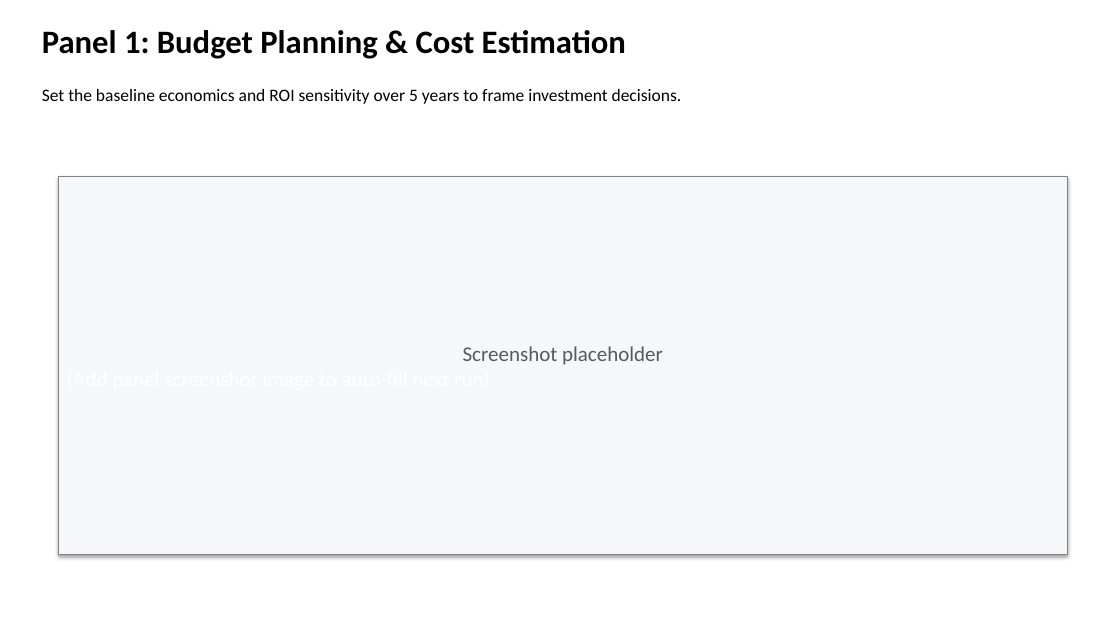
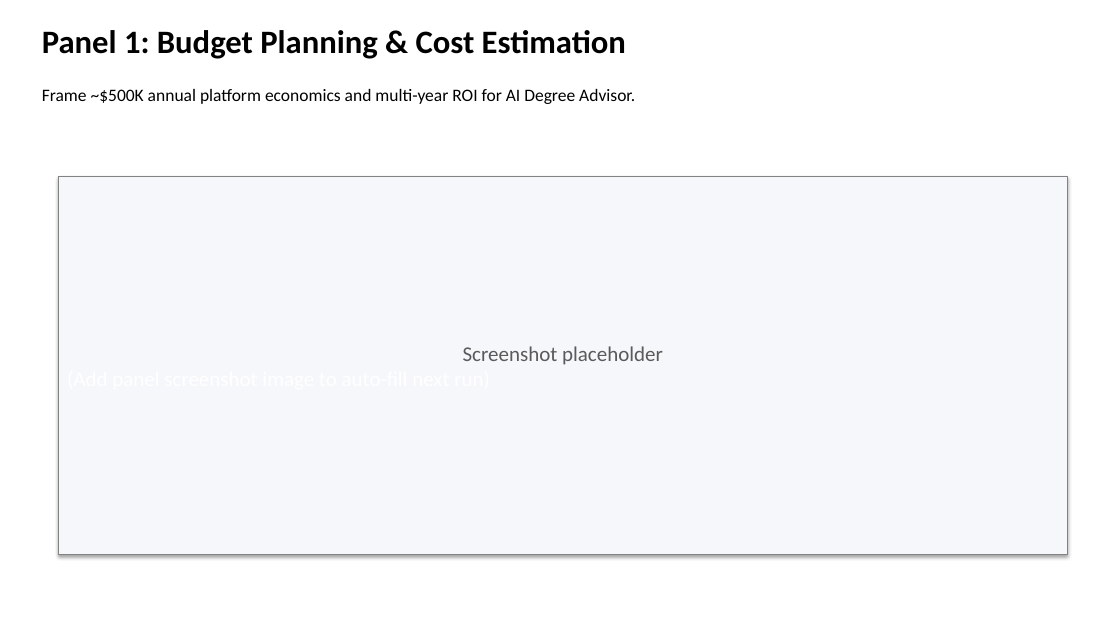
Before and after one commit to YanZ0314/Advanced-Cloud-Technology-Management, a slide deck: slide 2 of capstone/Capstone_6_Panel_Narrative_Deck.pptx. Drawn at 1120x630 pixels with LibreOffice and Linux fonts; fonts in the diff are those of the drawing. Boxes give left, top, right and bottom in pixels: in the first picture for what was removed or moved away, otherwise in the second. Text is boxed around its words. In the diff, an @@ line names an element or a change of style, - is before the commit and + after.

```diff
--- a/capstone/Capstone_6_Panel_Narrative_Deck.pptx
+++ b/capstone/Capstone_6_Panel_Narrative_Deck.pptx
@@ text at bbox=[42, 89, 635, 104]: text changed @@
-Set the baseline economics and ROI sensitivity over 5 years to frame investment decisions.
+Frame ~$500K annual platform economics and multi-year ROI for AI Degree Advisor.
```
Also in this commit, not shown: 4 other slides changed, 1 slide added, 1 slide removed, 10 other files.
